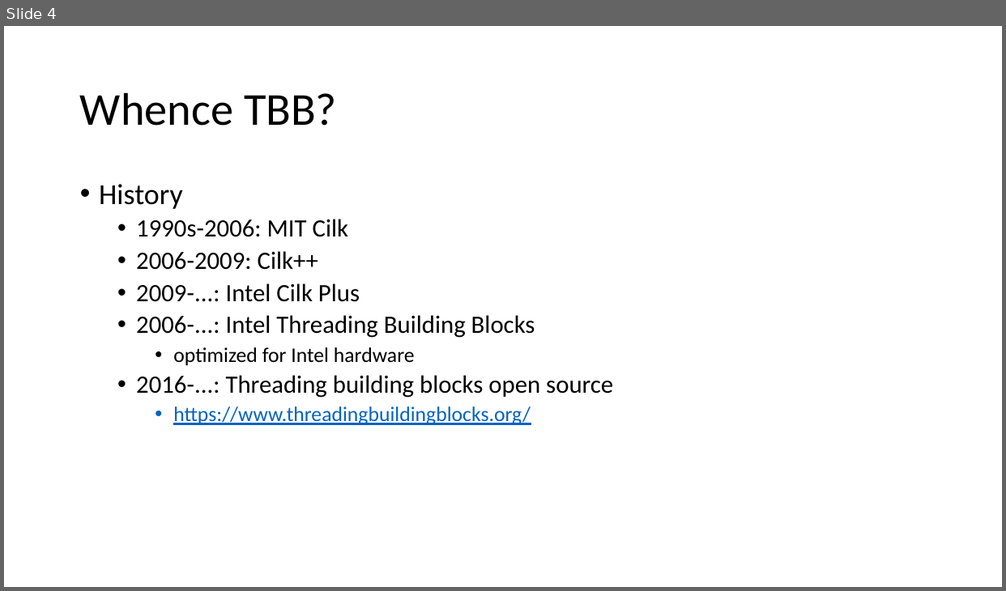
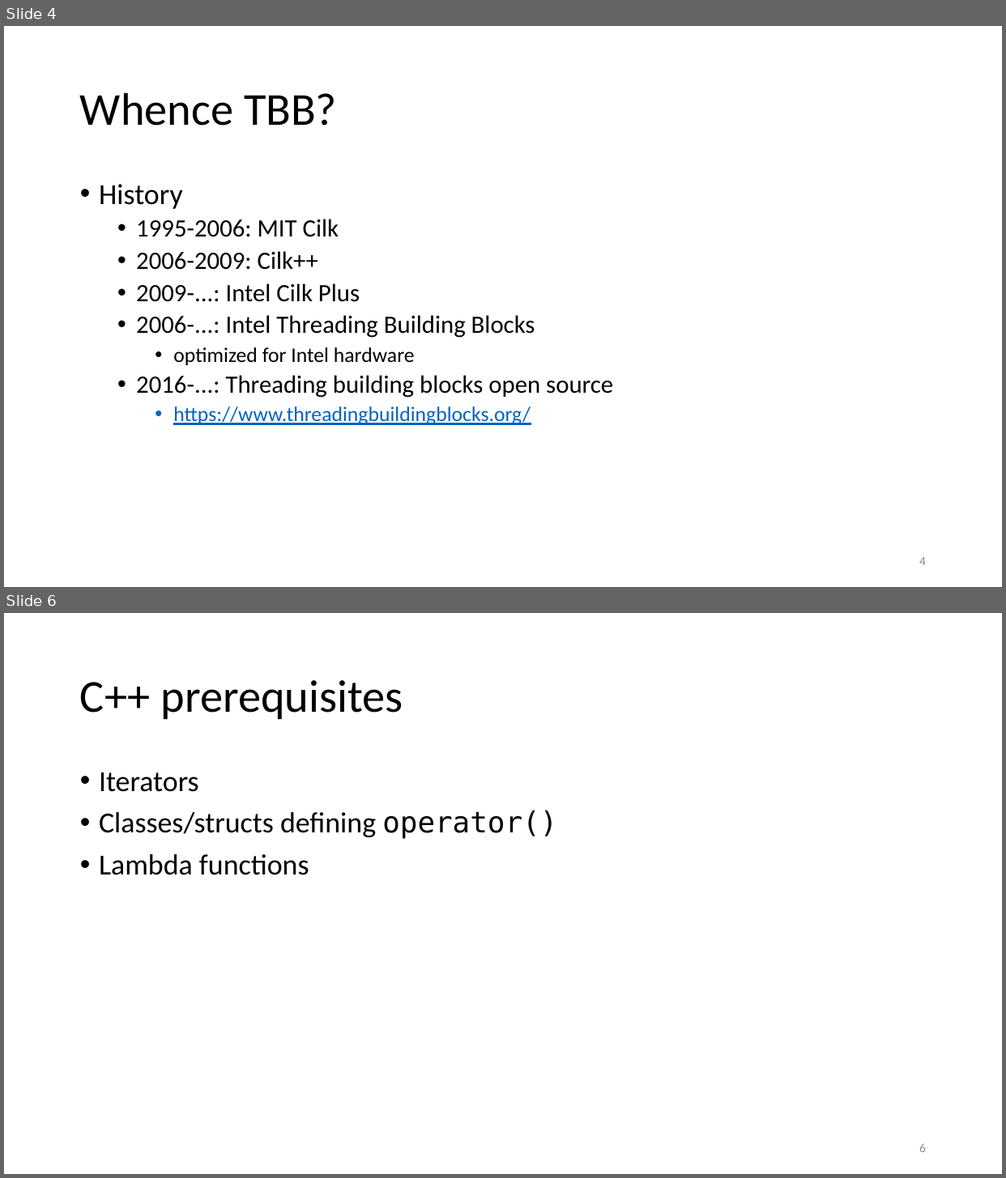
Before and after one commit to gjbex/training-material, a slide deck: CPlusPlus/Tbb/tbb.pptx. Shown one above the other, each under a label of ours: slide 4 before the commit, slides 4 and 6 after it; the slides between them are not shown. The pictures are 1006x591 and 1006x1178 pixels, drawn with LibreOffice and Linux fonts; fonts in the diff are those of the drawing. Boxes give left, top, right and bottom in pixels: in the first picture for what was removed or moved away, otherwise in the second. Text is boxed around its words. In the diff, an @@ line names an element or a change of style, - is before the commit and + after.

```diff
--- a/CPlusPlus/Tbb/tbb.pptx
+++ b/CPlusPlus/Tbb/tbb.pptx
@@ slide 6 added at box(4, 613, 1002, 1174), background #FFFFFF @@
@@ title added at box(80, 680, 403, 719), 44 pt, text #000000 @@
+C++ prerequisites
@@ text added at box(99, 773, 557, 875), 28 pt, text #000000 @@
+• Iterators
+• Classes/structs defining operator()
+• Lambda functions
@@ page number added at box(919, 1144, 926, 1152), 12 pt, text #8C8C8C @@
+6
@@ slide 4 changed as well @@
@@ text at box(136, 219, 339, 237): text changed @@
-  • 1990s-2006: MIT Cilk
+  • 1995-2006: MIT Cilk
@@ page number added at box(919, 557, 926, 565), 12 pt, text #8C8C8C @@
+4
```
Also in this commit, not shown: 3 other slides changed, 7 other slides added.
